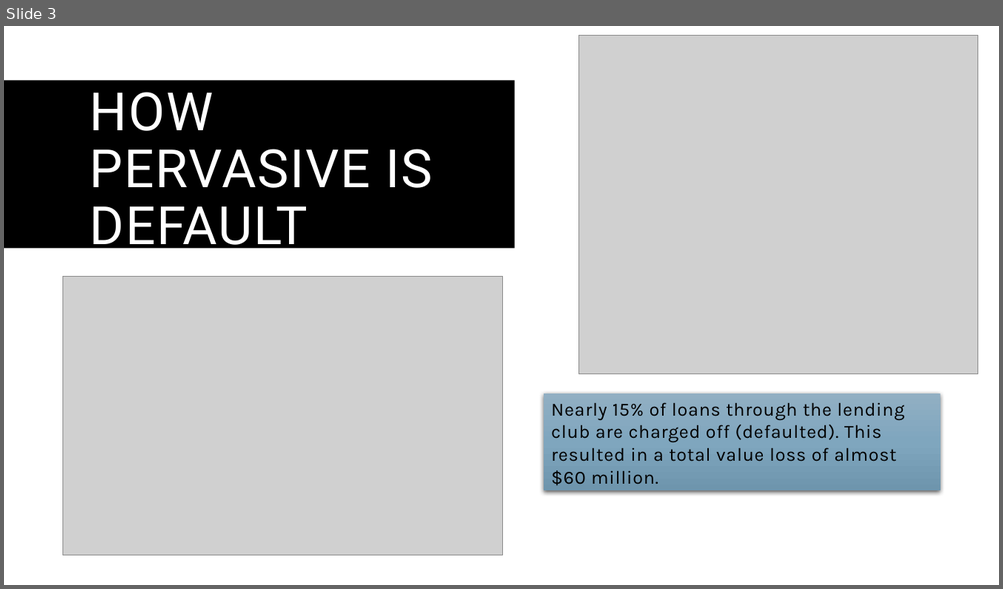
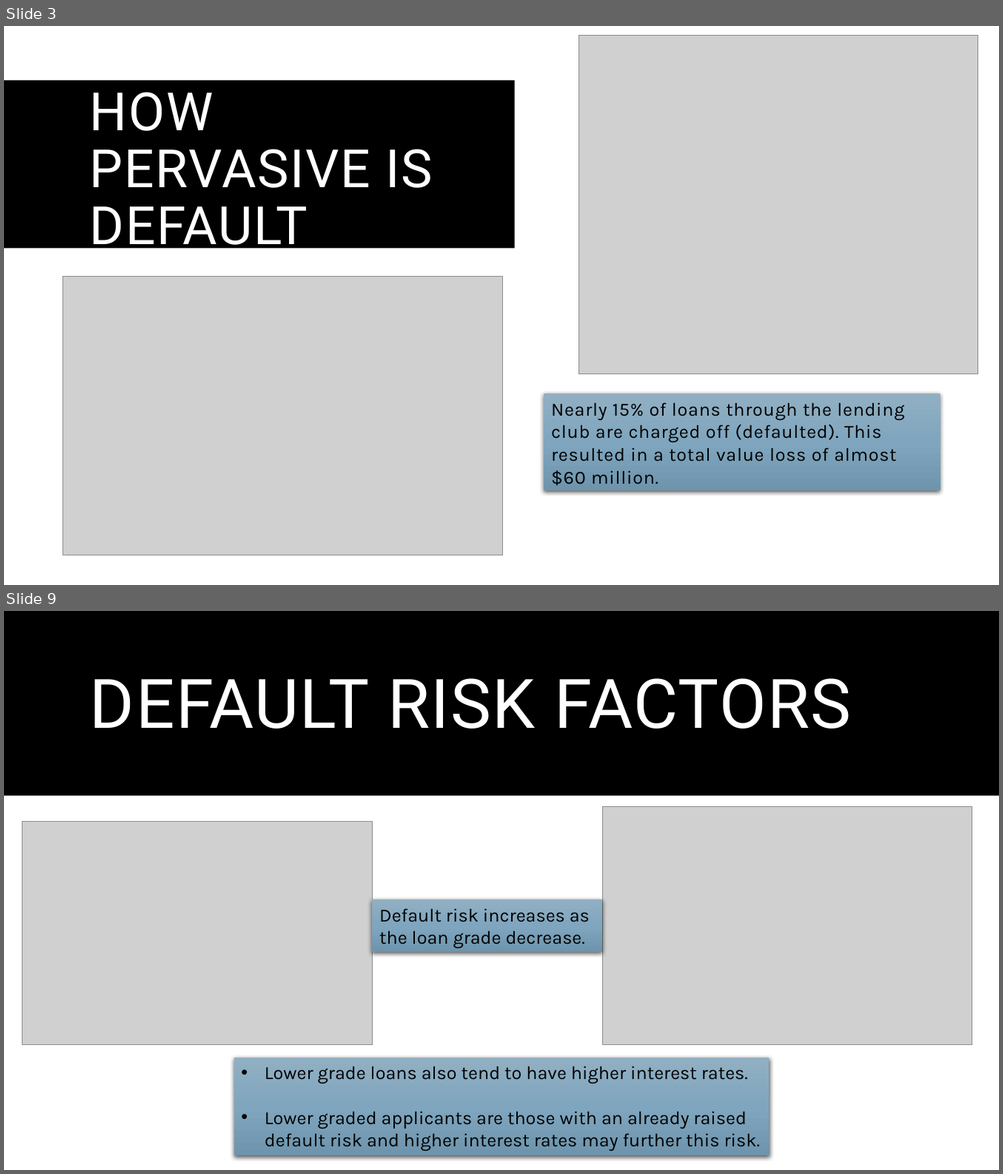
Before and after one commit to mickyals/lending_club_EDA, a slide deck: Lending Club Case Study.pptx. Shown one above the other, each under a label of ours: slide 3 before the commit, slides 3 and 9 after it; the slides between them are not shown. The pictures are 1003x589 and 1003x1174 pixels, drawn with LibreOffice and Linux fonts; fonts in the diff are those of the drawing; grey boxes stand for pictures. Boxes give left, top, right and bottom in pixels: in the first picture for what was removed or moved away, otherwise in the second. Text is boxed around its words. In the diff, an @@ line names an element or a change of style, - is before the commit and + after.

```diff
--- a/Lending Club Case Study.pptx
+++ b/Lending Club Case Study.pptx
@@ slide 9 added at [4, 611, 999, 1170], background #FFFFFF; not listed: 1 template element that a slide beside it also shows @@
@@ title added at [90, 678, 851, 729], 66 pt, text #FFFFFF @@
+DEFAULT RISK FACTORS
@@ picture added at [603, 807, 972, 1045] @@
@@ picture added at [22, 822, 372, 1045] @@
@@ rectangle added at [372, 900, 603, 953], fill gradient #92B0C4 to #80A7BF to #6F95AD, 18 pt, text #000000 @@
+Default risk increases as the loan grade decrease.
@@ rectangle added at [234, 1058, 768, 1156], fill gradient #92B0C4 to #80A7BF to #6F95AD, 18 pt, text #000000 @@
+• Lower grade loans also tend to have higher interest rates.
+• Lower graded applicants are those with an already raised default risk and higher interest rates may further this risk.
```
Also in this commit, not shown: 4 slides changed, 9 other slides added, 1 other file.
